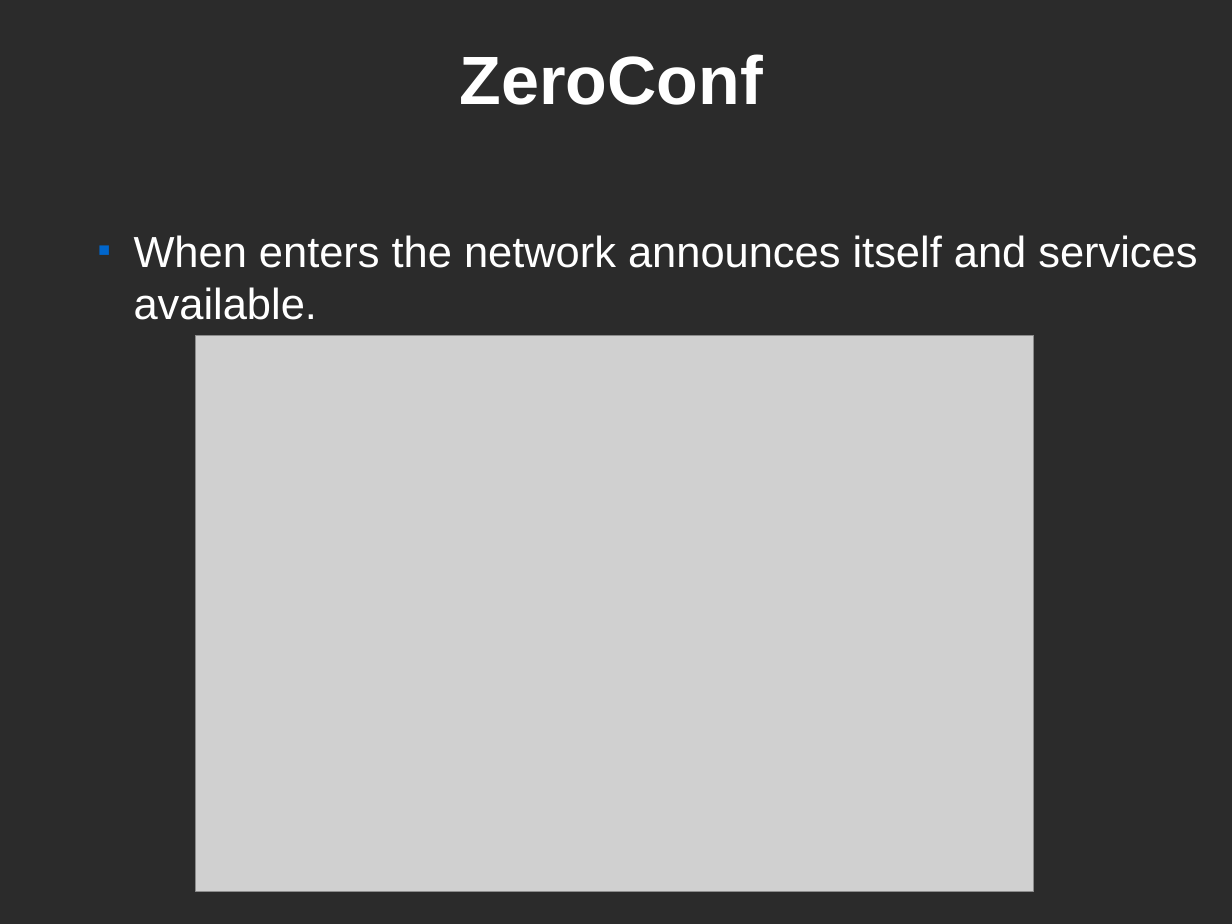
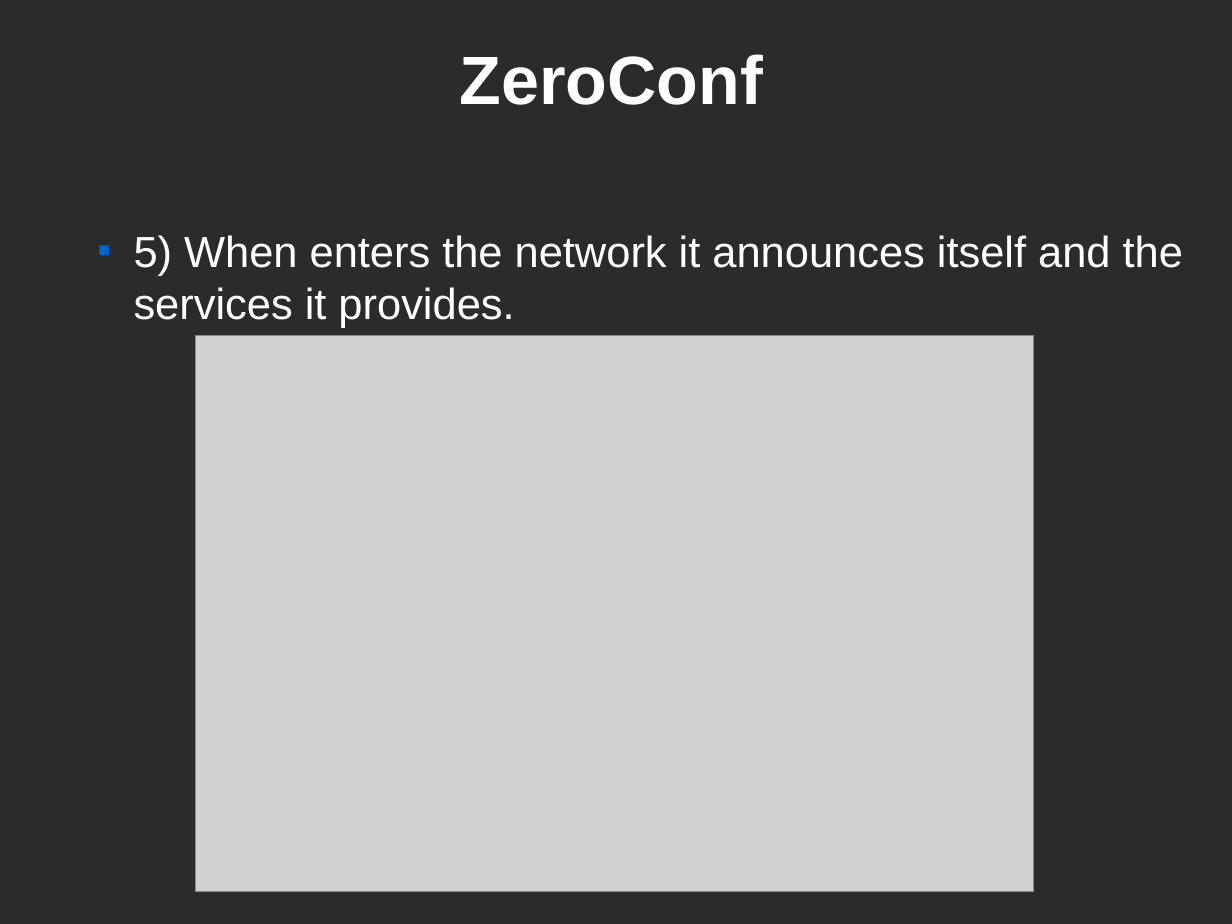
Before and after one commit to CEID-DS/cbox, a slide deck: slide 26 of doc/fosscomm/fosscomm_finalv1.odp. Drawn at 1232x924 pixels with LibreOffice and Linux fonts; fonts in the diff are those of the drawing; grey boxes stand for pictures; background and template pictures are left out; a plain dark background stands for a picture behind light text. Boxes give left, top, right and bottom in pixels: in the first picture for what was removed or moved away, otherwise in the second. Text is boxed around its words. In the diff, an @@ line names an element or a change of style, - is before the commit and + after.

Commit message:
updating ZeroConf part in final presentation

```diff
--- a/doc/fosscomm/fosscomm_finalv1.odp
+++ b/doc/fosscomm/fosscomm_finalv1.odp
@@ text at [134,235,1183,328]: text changed @@
-  ■ When enters the network announces itself and services available.
+  ■ 5) When enters the network it announces itself and the services it provides.
```
Also in this commit, not shown: 9 other slides changed, 1 other file.
